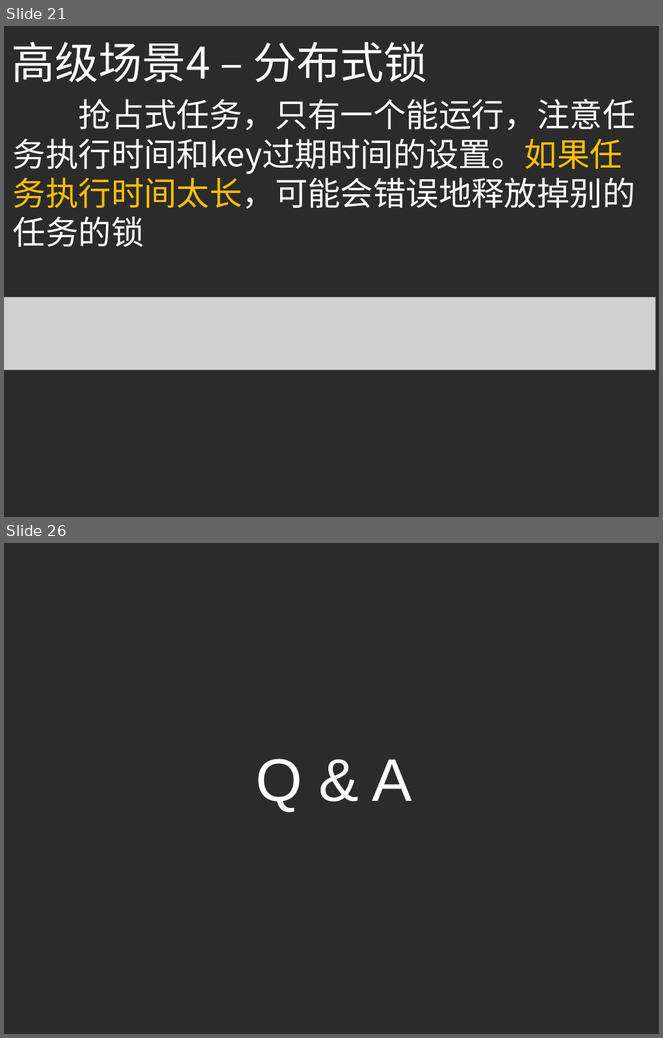
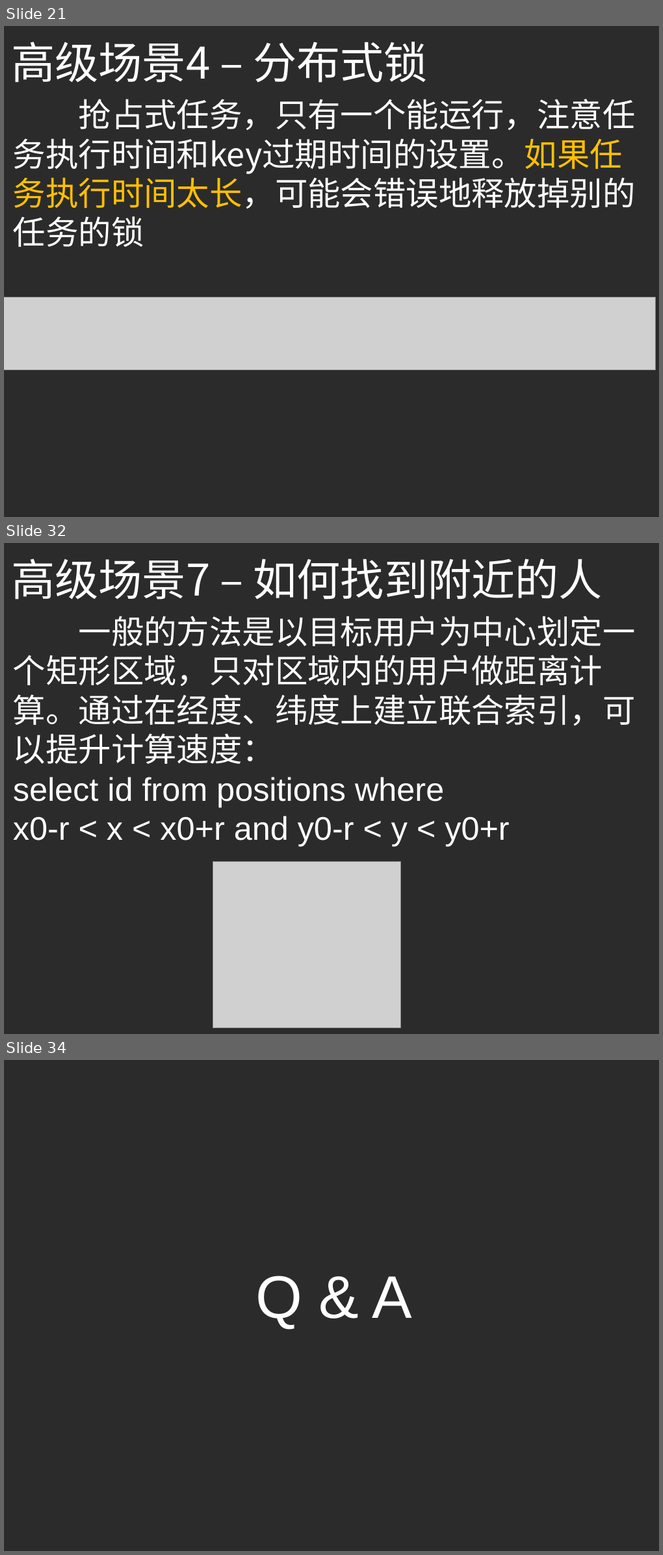
Before and after one commit to yellowb/redis-application-sharing, a slide deck: doc/SD_EP01_Redis_Adv_Application.pptx. Shown one above the other, each under a label of ours: slides 21 and 26 before the commit, slides 21, 32 and 34 after it; the slides between them are not shown. The pictures are 663x1038 and 663x1555 pixels, drawn with LibreOffice and Linux fonts; fonts in the diff are those of the drawing; grey boxes stand for pictures; background and template pictures are left out; a plain dark background stands for a picture behind light text. Boxes give left, top, right and bottom in pixels: in the first picture for what was removed or moved away, otherwise in the second. Text is boxed around its words. In the diff, an @@ line names an element or a change of style, - is before the commit and + after.

```diff
--- a/doc/SD_EP01_Redis_Adv_Application.pptx
+++ b/doc/SD_EP01_Redis_Adv_Application.pptx
@@ slide 32 added at [4,543,659,1034], background picture (left out) @@
@@ text added at [11,559,603,600], 48 pt, text #FFFFFF @@
+高级场景7 – 如何找到附近的人
@@ text added at [13,616,636,847], 36 pt, text #FFFFFF @@
+一般的方法是以目标用户为中心划定一个矩形区域，只对区域内的用户做距离计算。通过在经度、纬度上建立联合索引，可以提升计算速度：
+select id from positions where
+x0-r < x < x0+r and y0-r < y < y0+r
@@ picture added at [213,861,401,1029] @@
@@ what was slide 26 is now slide 34 @@
```
Also in this commit, not shown: 4 slides changed, 7 other slides added.
